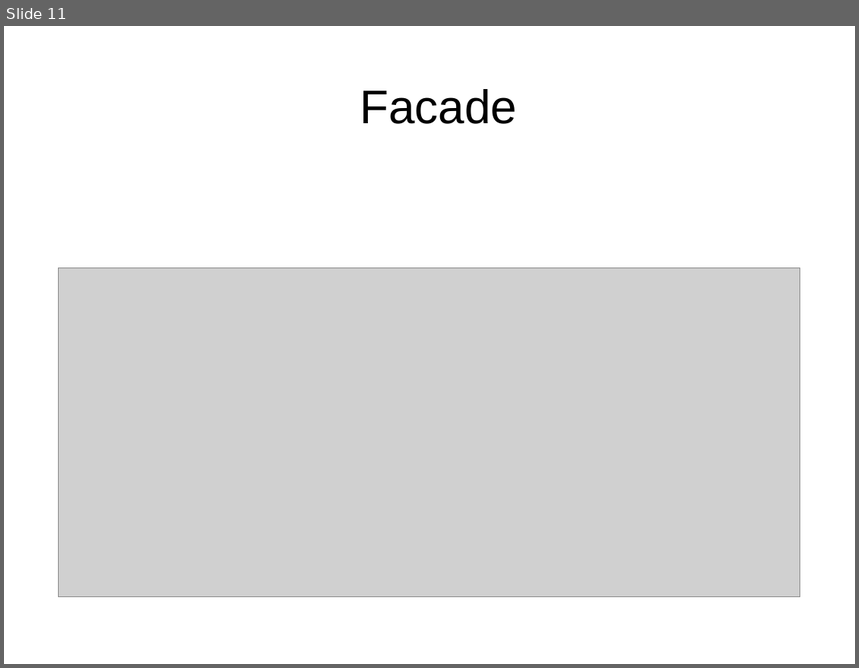
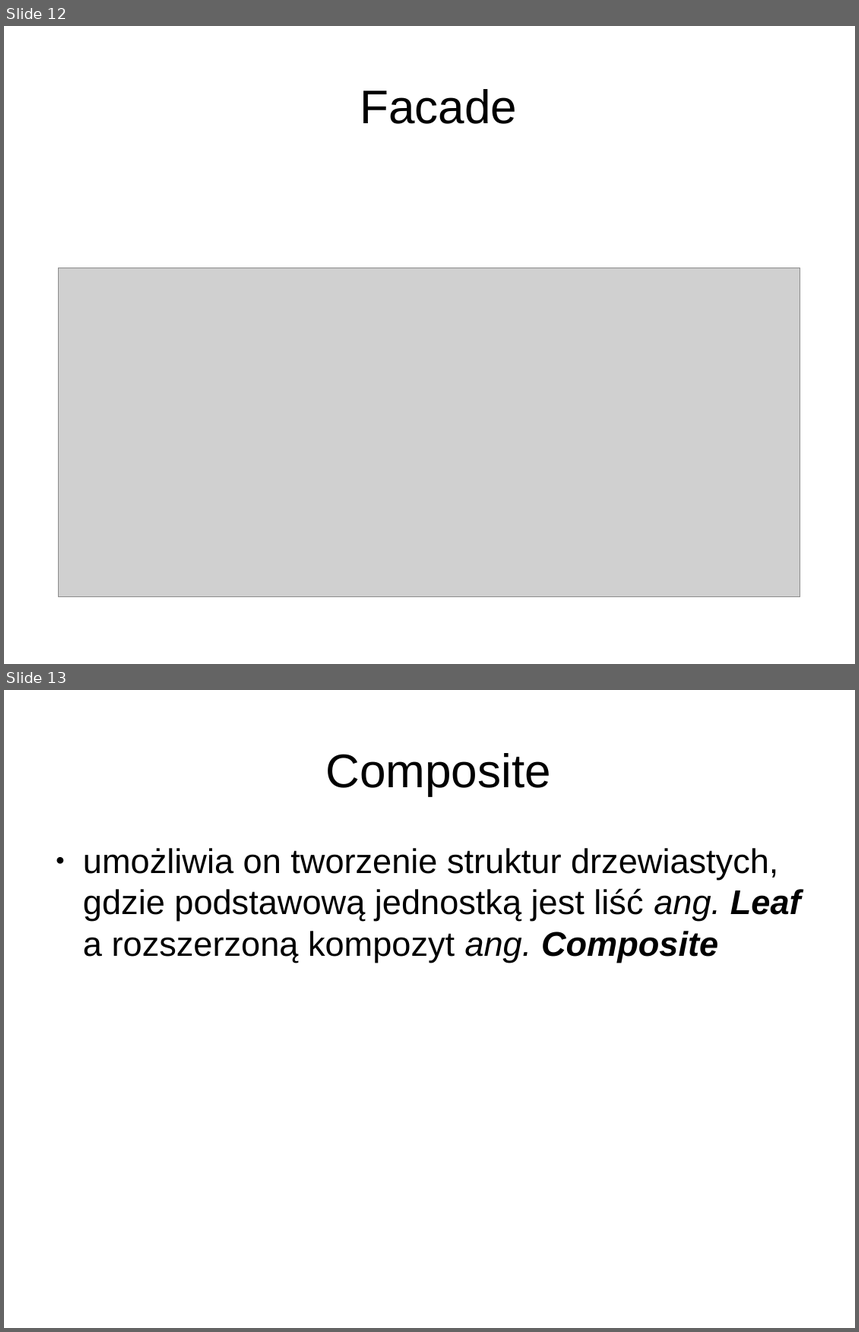
Before and after one commit to anicos/wzorce-projektowe-prezentacja, a slide deck: Part_2.odp. Shown one above the other, each under a label of ours: slide 11 before the commit, slides 12 and 13 after it. The pictures are 859x668 and 859x1332 pixels, drawn with LibreOffice and Linux fonts; fonts in the diff are those of the drawing; grey boxes stand for pictures. Boxes give left, top, right and bottom in pixels: in the first picture for what was removed or moved away, otherwise in the second. Text is boxed around its words. In the diff, an @@ line names an element or a change of style, - is before the commit and + after.

```diff
--- a/Part_2.odp
+++ b/Part_2.odp
@@ slide 13 added at (4,690,855,1328), background #FFFFFF @@
@@ title added at (325,753,551,796), 44 pt, text #000000 @@
+Composite
@@ text added at (83,848,801,962), 32 pt, text #000000 @@
+● umożliwia on tworzenie struktur drzewiastych, gdzie podstawową jednostką jest liść ang. Leaf a rozszerzoną kompozyt ang. Composite
@@ what was slide 11 is now slide 12 @@
```
Also in this commit, not shown: 1 slide changed, 11 other slides added.
